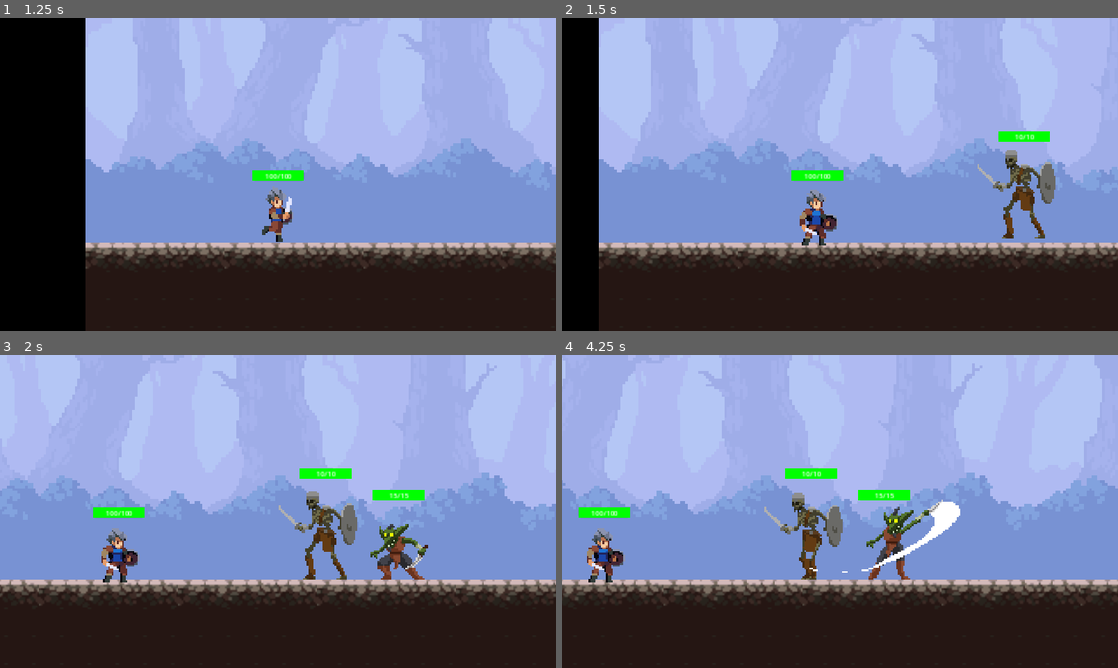
Above: before the commit, frames 1-4 (two rows, left to right).
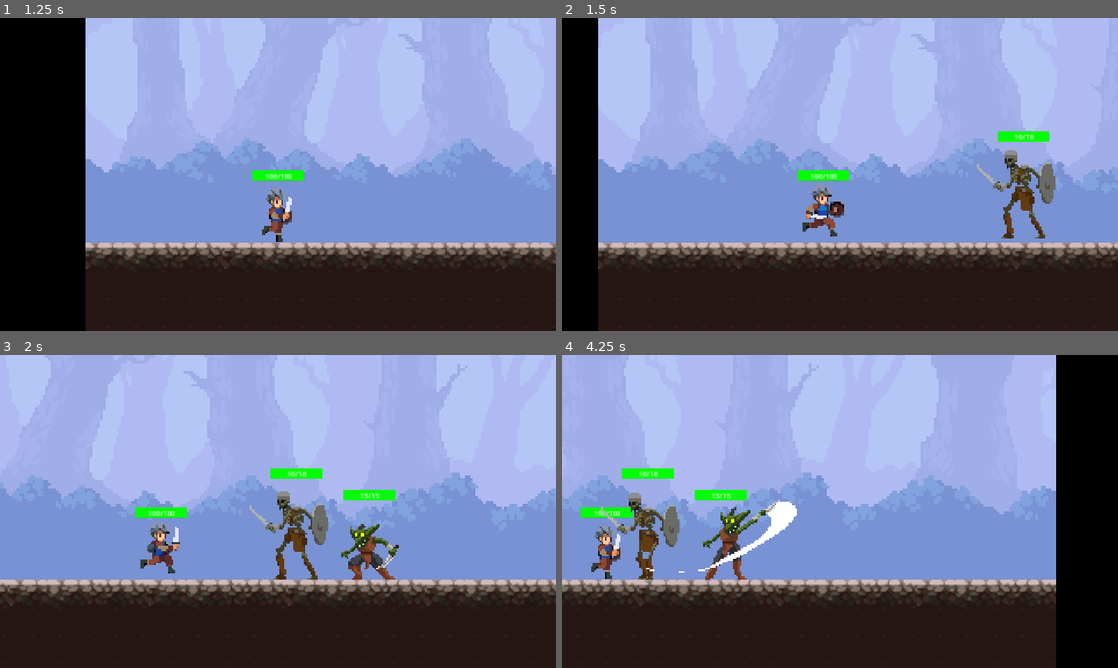
Above: after the commit, the same moments.

Repository: StephenDavid13/Project-T
Game: Godot game, scene res://scenes/main_scenes/level_dungeon.tscn
Same seed, same stepped clock (60 frames per second), same inputs: the game is played once before the commit and once after it. This scene is started directly instead of the project's main scene.
Inputs:
- Up to frame 1 (1.25 s): hold Right (right) from 0.53 s (still down); tap F (action_use) at 0.6 s
- Up to frame 2 (1.5 s): keep holding Right (right); tap F (action_use) at 1.35 s
- Up to frame 3 (2 s): keep holding Right (right)
- Up to frame 4 (4.25 s): release Right (right) at 2.03 s; hold A (left) 2.03-2.78 s; tap F (action_use) at 2.1, 2.85, 3.6 s; hold Right (right) from 2.78 s (still down)

Frame 1 is identical in both runs. In frame 2, 1.6% of the frame differs, in the area x 6-100%, y 0-100%; in frame 3, 16%; in frame 4, 28%, in the area x 0-100%, y 0-100%.
Error before the commit: Invalid call. Nonexistent function 'update_message' in base 'Nil'. (res://scenes/subscenes/main_character/main_character.gd:89)

Commit message:
Cleaned some code

Diff:
--- a/scenes/subscenes/main_character/main_character.gd
+++ b/scenes/subscenes/main_character/main_character.gd
@@ -3,9 +3,8 @@
 @onready var main_char = $AnimatedSprite2D
 @onready var statsheet = $StatsComponent
 @onready var health_bar = $HealthBar
+@onready var battle_log = $"../Control/BattleLog"
 
-# Random stuff
-var battle_log
 var gravity = ProjectSettings.get_setting("physics/2d/default_gravity")
 var rng_generator = RandomNumberGenerator.new()
 const SPEED = 300.0
@@ -13,18 +12,15 @@
 
 var current_battle_state = GameState.DungeonState.PRE_BATTLE
 
-# What player gonna do
 var can_move = true
 var go_forward = false
 var go_back = false
-
 var did_attack = false
 var did_heal = false
 var did_defend = false
 
 var max_health : int
 var defend : int
-
 
 signal on_dead()
 
@@ -33,60 +29,56 @@
 	set_gamestate()
 	update_health_bar()
 
-	if GameState.on_tower:
-		battle_log = $"../Control/BattleLog"
-
 func _physics_process(delta):
-	# Gravity things
 	if not is_on_floor():
 		velocity.y += gravity * delta
 
-	# Character is in battle mode
-	if GameState.on_tower:
-		if current_battle_state == GameState.DungeonState.PRE_BATTLE:
-			velocity.x = move_toward((0.5 * SPEED), 0, 12)
-			move_and_slide()
-		if go_forward:
-			velocity.x = move_toward((0.8 * SPEED), 0, 12)
-			move_and_slide()
-		elif go_back:
-			velocity.x = move_toward((-0.8 * SPEED), 0, 12)
-			move_and_slide()
-
-	# Character is attacking
 	if did_attack:
 		main_char.play("attack")
+	else:
+		handle_battle_movement()
+		handle_animation()
+		handle_free_movement()
+		move_and_slide()
+		update_direction()
 
-	# Character is moving
-	if can_move :
-		if (velocity.x > 1 || velocity.x < -1):
+func handle_battle_movement():
+	if GameState.on_tower:
+		if current_battle_state == GameState.DungeonState.PRE_BATTLE and not go_back:
+			main_char.animation = "running"
+			velocity.x = move_toward(1 * SPEED, 0, 12)
+		elif go_forward:
+			main_char.animation = "running"
+			velocity.x = move_toward(1 * SPEED, 0, 12)
+		elif go_back:
+			main_char.animation = "running"
+			velocity.x = move_toward(-1 * SPEED, 0, 12)
+		else:
+			main_char.animation = "default"
+			velocity.x = 0
+
+func handle_animation():
+	if can_move:
+		if abs(velocity.x) > 1:
 			main_char.animation = "running"
 		else:
 			main_char.animation = "default"
 
-		if !GameState.on_tower:
-			var direction = Input.get_axis("left", "right")
-			if direction:
-				velocity.x = direction * SPEED
-			else:
-				velocity.x = move_toward(velocity.x, 0, 12)
+func handle_free_movement():
+	if not GameState.on_tower and can_move:
+		var direction = Input.get_axis("left", "right")
+		if direction:
+			velocity.x = direction * SPEED
+		else:
+			velocity.x = move_toward(velocity.x, 0, 12)
 
-		move_and_slide()
+func update_direction():
+	main_char.flip_h = velocity.x < 0
 
-		# When going back
-		var isLeft = velocity.x < 0
-		main_char.flip_h = isLeft
-
-	# Character is idle
-	else:
-		velocity.x = 0
-		main_char.animation = "default"
-
-# When the mob attacked the character
 func take_damage(damage: int):
 	var final_damage = damage
 	if damage == 0:
-		battle_log.update_message("Monster missed!")
+		log_message("Monster missed!")
 	else:
 		if did_defend:
 			final_damage -= defend
@@ -94,48 +86,44 @@
 			defend = 0
 			if final_damage <= 0:
 				final_damage = 0
-				battle_log.update_message("FULLY DEFENDED! Monster didn't damage you.")
+				log_message("FULLY DEFENDED! Monster didn't damage you.")
 			else:
 				GameState.player_current_health -= final_damage
-				battle_log.update_message("Monster damage with %d" % [final_damage])
+				log_message("Monster dealt %d damage" % final_damage)
 		else:
 			GameState.player_current_health -= final_damage
-			battle_log.update_message("Monster damage with %d" % [final_damage])
+			log_message("Monster dealt %d damage" % final_damage)
+
 		if GameState.player_current_health <= 0:
-			GameState.player_current_health = GameState.player_max_health
+			GameState.player_current_health = 0
+			emit_signal("on_dead")
 			update_health_bar()
-			on_dead.emit()
+
 	update_health_bar()
 
-# Player is attacking
 func _on_attack():
 	did_attack = true
-	var multiplier = randf_range(0, 2)
-	var damage = floor((GameState.player_strength + randi_range(1, statsheet.STRENGTH / 2)) * multiplier)
+	var multiplier = rng_generator.randf_range(0, 2)
+	var damage = int((GameState.player_strength + rng_generator.randi_range(1, statsheet.STRENGTH / 2)) * multiplier)
 	if multiplier == 0.0:
-		battle_log.update_message("MISSED! Player attacked with %d" % [damage])
-	if multiplier >= 1.5:
-		battle_log.update_message("CRIT! Player attacked with %d" % [damage])
+		log_message("MISSED! Player attacked with %d" % damage)
+	elif multiplier >= 1.5:
+		log_message("CRIT! Player attacked with %d" % damage)
 	else:
-		battle_log.update_message("Player attacked with %d" % [damage])
+		log_message("Player attacked with %d" % damage)
+
 	$"../TurnManager".get_frontmost_mob().take_damage(damage)
 
-# Player is defending
 func _on_defend():
 	did_defend = true
-	defend = floor((GameState.player_strength + GameState.player_vitality) * 0.05)
-	battle_log.update_message("Player defended with %d" % [defend])
+	defend = int((GameState.player_strength + GameState.player_vitality) * 0.05)
+	log_message("Player defended with %d" % defend)
 
-# Player is healing
 func _on_heal():
 	did_heal = true
-	var heal = floor(GameState.player_intelligence * randf_range(0.75, 1.5))
-	var new_health = GameState.player_current_health + heal
-	if new_health >= GameState.player_max_health:
-		GameState.player_current_health = GameState.player_max_health
-	else:
-		GameState.player_current_health += heal
-	battle_log.update_message("Player healed with %d" % [heal])
+	var heal = int(GameState.player_intelligence * rng_generator.randf_range(0.75, 1.5))
+	GameState.player_current_health = min(GameState.player_current_health + heal, GameState.player_max_health)
+	log_message("Player healed with %d" % heal)
 	update_health_bar()
 
 func _on_next_tower():
@@ -146,13 +134,11 @@
 	current_battle_state = GameState.DungeonState.PRE_BATTLE
 	go_back = true
 
-# Helper functions
 func turn_start():
 	$ActionPanel.is_player_turn = true
 	$ActionPanel.update_button_state()
 
 func _on_turn_end():
-	# Signal TurnManager to switch to enemy turn
 	await get_tree().create_timer(0.55).timeout
 	did_attack = false
 	$"../TurnManager".start_next_turn()
@@ -161,13 +147,12 @@
 	health_bar.update_health(GameState.player_current_health, GameState.player_max_health)
 
 func set_gamestate():
-	if !GameState.is_initialized:
+	if not GameState.is_initialized:
 		GameState.is_initialized = true
 		max_health = statsheet.VITALITY
 		GameState.player_max_health = max_health
 		GameState.player_exp = statsheet.EXPERIENCE
 
-		# Place stats in GameState
 		GameState.player_strength = statsheet.STRENGTH
 		GameState.player_vitality = statsheet.VITALITY
 		GameState.player_intelligence = statsheet.INTELLIGENCE
@@ -175,3 +160,7 @@
 
 		if GameState.player_current_health <= 0:
 			GameState.player_current_health = GameState.player_max_health
+
+func log_message(message: String):
+	if battle_log:
+		battle_log.update_message(message)
--- a/scripts/TurnManager.gd
+++ b/scripts/TurnManager.gd
@@ -97,13 +97,15 @@
 	if character != player:
 		mobs.erase(character)
 	if character == player:
+		startBattle = false
 		battle_log.update_message("You died")
-		startBattle = false
+		await get_tree().create_timer(2).timeout
 		GameState.reset_character()
 	elif alive_characters.size() == 1 and alive_characters[0] == player:
+		startBattle = false
+		await get_tree().create_timer(1.0).timeout
 		battle_log.update_message("You won! Total Experience: %d" % [GameState.player_exp])
-		startBattle = false
-		await get_tree().create_timer(2).timeout
+		await get_tree().create_timer(1.5).timeout
 		battle_log.update_message("")
 		$"..".finishingBattle()
 	elif alive_characters.size() == 0:
